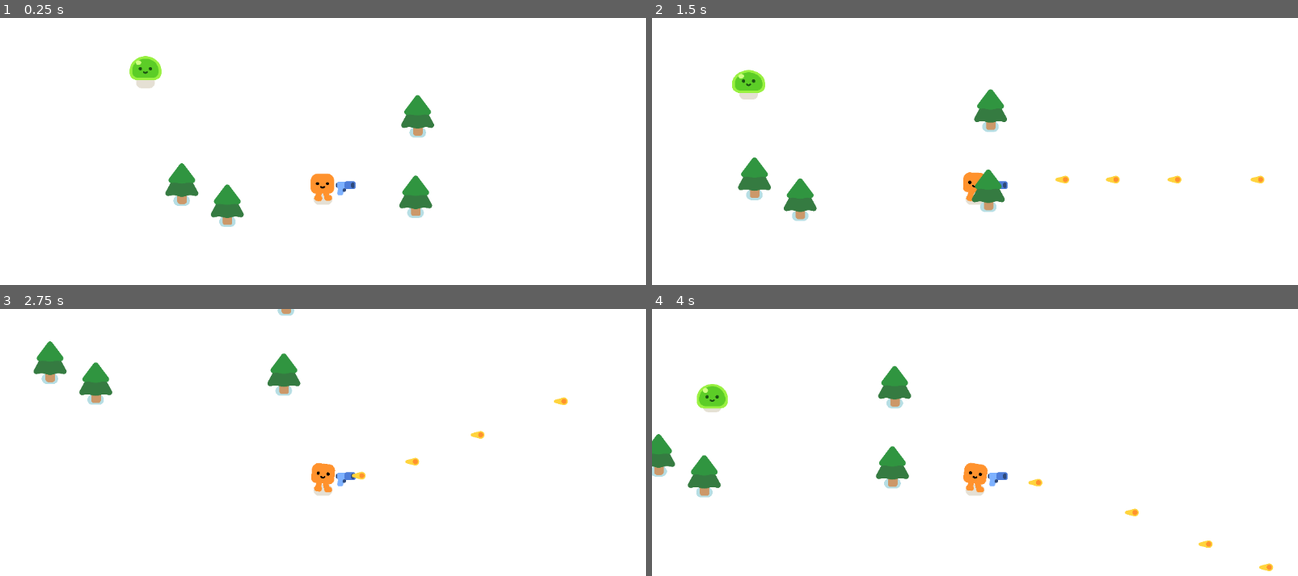
Above: before the commit, frames 1-4 (two rows, left to right).
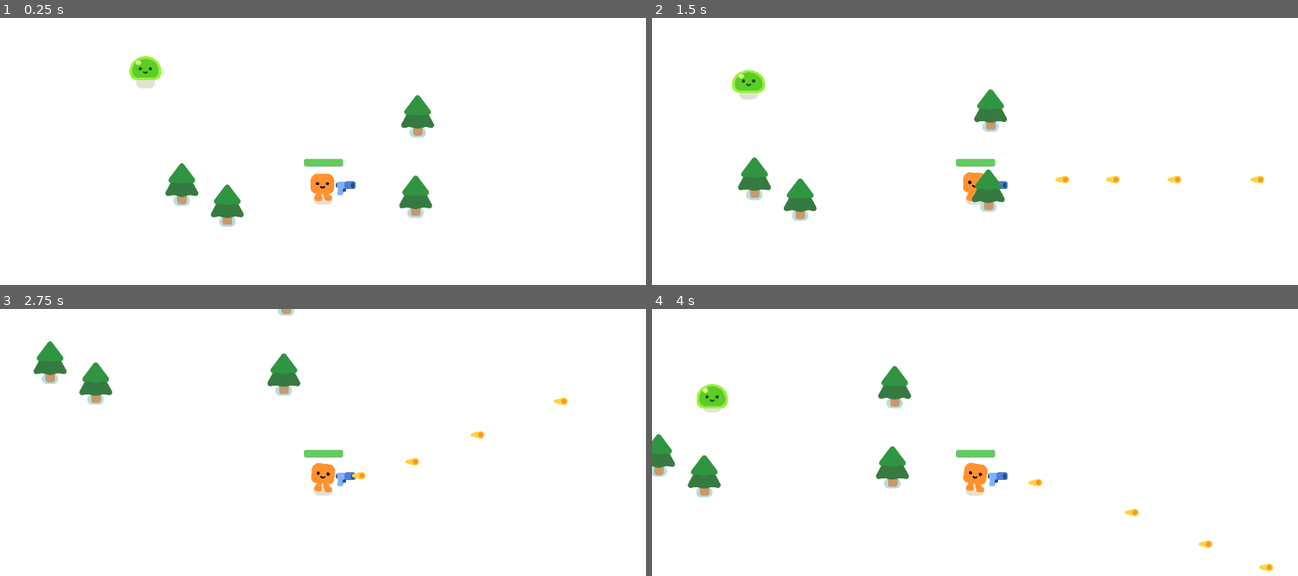
Above: after the commit, the same moments.

Repository: jgrimes10/GodotTutorials
Game: Godot game, scene res://bullet_heaven/bullet_heaven.tscn
Same seed, same stepped clock (60 frames per second), same inputs: the game is played once before the commit and once after it. This scene is started directly instead of the project's main scene.
Inputs:
- Up to frame 1 (0.25 s): no input
- Up to frame 2 (1.5 s): tap Enter at 0.5 s; hold Right (ui_right) 0.53-1.28 s; hold Down (ui_down) from 1.28 s (still down)
- Up to frame 3 (2.75 s): release Down (ui_down) at 2.03 s; hold Right (ui_right) from 2.03 s (still down)
- Up to frame 4 (4 s): release Right (ui_right) at 2.78 s; hold Up (ui_up) 2.78-3.53 s; hold Left (ui_left) from 3.53 s (still down)

The runs differ from the first frame. In frame 1, 0.2% of the frame differs, in the area x 47-54%, y 52-56%; in frame 2, 0.2%; in frame 3, 0.2%; in frame 4, 0.2%.

Commit message:
feat(player): Add player damage.
Add ability for player to take damage when mob touches them.
Update mob with damage amount and method to get how much damage it will do.
Add health bar to player.

Diff:
--- a/bullet_heaven/characters/mob.gd
+++ b/bullet_heaven/characters/mob.gd
@@ -7,6 +7,7 @@
 
 @export var max_speed: float = 100.0
 @export var max_health: float = 100.0
+@export var damage_amount: float = 0.5
 
 var current_health: float
 
@@ -47,11 +48,16 @@
 	# Check if the mob's health is depleted.
 	if current_health <= 0:
 		# Kill the mob.
-		die()
+		_die()
+
+
+## Method to get the amount of damage this mob will do to the player.
+func get_player_damage() -> float:
+	return damage_amount
 
 
 ## Method that handles what happens when the mob dies.
-func die() -> void:
+func _die() -> void:
 	# Delete the instance.
 	queue_free()
 
--- a/bullet_heaven/pistol/gun.gd
+++ b/bullet_heaven/pistol/gun.gd
@@ -16,7 +16,6 @@
 
 	var direction_from_center = get_parent().global_position - global_position
 	var dot_product = Vector2.RIGHT.dot(direction_from_center)
-	print(dot_product)
 	if rotation_degrees:
 		%Pistol.flip_v = true
 	else:
--- a/bullet_heaven/player.gd
+++ b/bullet_heaven/player.gd
@@ -1,4 +1,8 @@
 extends CharacterBody2D
+
+
+signal player_died
+
 
 const BASE_MAX_SPEED: float = 400.0
 const BASE_MAX_HEALTH: float = 100.0
@@ -11,14 +15,61 @@
 
 # Called when the node enters the scene tree for the first time.
 func _ready() -> void:
+	# Set the current health when the player is instantiated.
 	current_health = BASE_MAX_HEALTH
 
 
 # Called every physics tick. 'delta' is the elapsed time since the previous frame.
 func _physics_process(delta: float) -> void:
 	_player_movement(delta)
+	_handle_collisions()
 
 
+## Method to handle doing damage to the player
+func _take_damage(amount: float) -> void:
+	# Subtract from the current health.
+	current_health -= amount
+	# Update the health bar
+	_update_health_bar()
+
+	# Check if the player's health is depleted.
+	if current_health <= 0:
+		_die()
+
+
+## Method to handle the player dying.
+func _die() -> void:
+	player_died.emit()
+
+
+## Method to trigger an update to the health bar.
+func _update_health_bar() -> void:
+	# Current health percentage
+	var health_percentage: float = (current_health / BASE_MAX_HEALTH) * 100
+
+	%HealthBar.value = health_percentage
+
+
+## Method to handle collisions checks of bodies touching the player.
+func _handle_collisions() -> void:
+	# Get all of the overlapping bodies with the player.
+	var overlapping_mobs: Array[Node2D] = %HurtBox.get_overlapping_bodies()
+	# If anything is touching the player.
+	if overlapping_mobs.size() > 0:
+		# Variable to track total damage from everything touching the player.
+		var total_damage: float = 0.0
+		# Loop through all of the mobs currently touching the player.
+		for mob in overlapping_mobs:
+			# Check and make sure it actually is a mob.
+			if mob.has_method("get_player_damage"):
+				# Get the amount of damage that this mob does
+				total_damage += mob.get_player_damage()
+
+		# Do the damage to the player
+		_take_damage(total_damage)
+
+
+## Method to handle getting the player's input.
 func _get_input() -> Vector2:
 	# Get the input direction.
 	var direction = Input.get_vector("ui_left", "ui_right", "ui_up", "ui_down")
@@ -26,6 +77,7 @@
 	return direction.normalized()
 
 
+## Method to handle moving the player.
 func _player_movement(delta: float) -> void:
 	input = _get_input()
 
--- a/bullet_heaven/player.tscn
+++ b/bullet_heaven/player.tscn
@@ -6,6 +6,23 @@
 
 [sub_resource type="CircleShape2D" id="CircleShape2D_2vyfj"]
 radius = 30.0
+
+[sub_resource type="CircleShape2D" id="CircleShape2D_xb01u"]
+radius = 36.0
+
+[sub_resource type="StyleBoxFlat" id="StyleBoxFlat_dhk7w"]
+bg_color = Color(0.152941, 0.168627, 0.188235, 1)
+corner_radius_top_left = 8
+corner_radius_top_right = 8
+corner_radius_bottom_right = 8
+corner_radius_bottom_left = 8
+
+[sub_resource type="StyleBoxFlat" id="StyleBoxFlat_yde7x"]
+bg_color = Color(0.388235, 0.8, 0.372549, 1)
+corner_radius_top_left = 8
+corner_radius_top_right = 8
+corner_radius_bottom_right = 8
+corner_radius_bottom_left = 8
 
 [node name="Player" type="CharacterBody2D"]
 script = ExtResource("1_i0icp")
@@ -21,3 +38,23 @@
 
 [node name="Gun" parent="." instance=ExtResource("3_uk0if")]
 position = Vector2(0, -38)
+
+[node name="HurtBox" type="Area2D" parent="."]
+unique_name_in_owner = true
+collision_layer = 0
+collision_mask = 2
+
+[node name="CollisionShape2D" type="CollisionShape2D" parent="HurtBox"]
+shape = SubResource("CircleShape2D_xb01u")
+debug_color = Color(0.8, 0.384314, 0.458824, 0.419608)
+
+[node name="HealthBar" type="ProgressBar" parent="."]
+unique_name_in_owner = true
+offset_left = -68.0
+offset_top = -144.0
+offset_right = 72.0
+offset_bottom = -117.0
+theme_override_styles/background = SubResource("StyleBoxFlat_dhk7w")
+theme_override_styles/fill = SubResource("StyleBoxFlat_yde7x")
+value = 100.0
+show_percentage = false
Not shown: 1 places in bullet_heaven/player.tscn that only renumber resources
